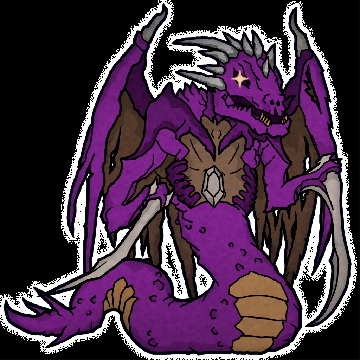
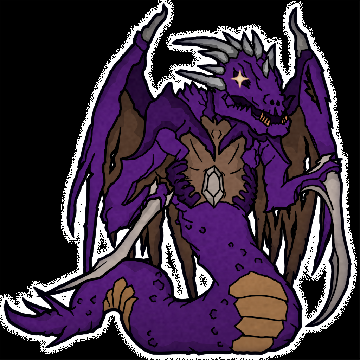
Layer changes from the first 360 x 360 image to the second:
pixels changed over (x1=7, y1=33, x2=339, y2=352) (layer not identified)
